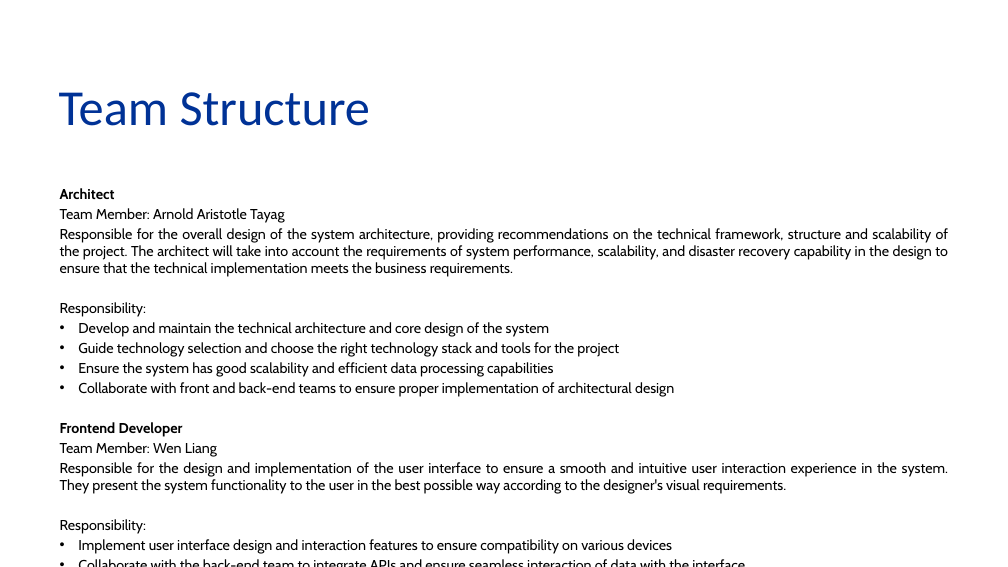
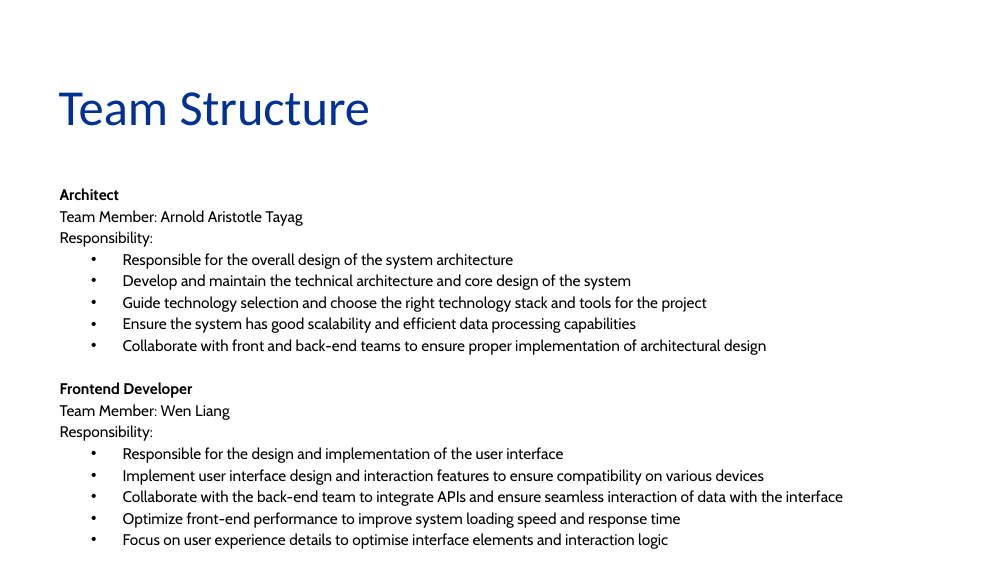
Before and after one commit to aamtayag/mse800-assessment2, a slide deck: slide 5 of docs/mse800_assess2.pptx. Drawn at 1008x567 pixels with LibreOffice and Linux fonts; fonts in the diff are those of the drawing; background and template pictures are left out. Boxes give left, top, right and bottom in pixels: in the first picture for what was removed or moved away, otherwise in the second. Text is boxed around its words. In the diff, an @@ line names an element or a change of style, - is before the commit and + after.

```diff
--- a/docs/mse800_assess2.pptx
+++ b/docs/mse800_assess2.pptx
@@ text at box(60, 188, 843, 549): size 10.2 to 11 pt in "Architect", "Team Member: Arnold Aristotle Tayag", "Responsibility:", "Develop and maintain the technical architecture and ..." and 10 more places; list level 1 to 2 in "Develop and maintain the technical ..."; list level 1 to 2 in "Guide technology selection and choose ..."; list level 1 to 2 in "Ensure the system has good ..."; list level 1 to 2 in "Collaborate with front and back-end ..."; list level 1 to 2 in "Implement user interface design and ..."; list level 1 to 2 in "Collaborate with the back-end team ..."; list level 1 to 2 in "Optimize front-end performance to improve ..."; list level 1 to 2 in "Focus on user experience details ..." @@
@@ text at box(60, 228, 949, 277): paragraph removed @@
-Responsible for the overall design of the system architecture, providing recommendations on the technical framework, structure and scalability of the project. The architect will take into account the requirements of system performance, scalability, and disaster recovery capability in the design to ensure that the technical implementation meets the business requirements.
@@ text at box(123, 253, 514, 269): paragraph added @@
+  • Responsible for the overall design of the system architecture
@@ text at box(123, 447, 563, 463): paragraph added @@
+  • Responsible for the design and implementation of the user interface
@@ text at box(60, 462, 948, 494): paragraph removed @@
-Responsible for the design and implementation of the user interface to ensure a smooth and intuitive user interaction experience in the system. They present the system functionality to the user in the best possible way according to the designer's visual requirements.
```
Also in this commit, not shown: 14 other slides changed, 1 slide added, 4 slides removed.
